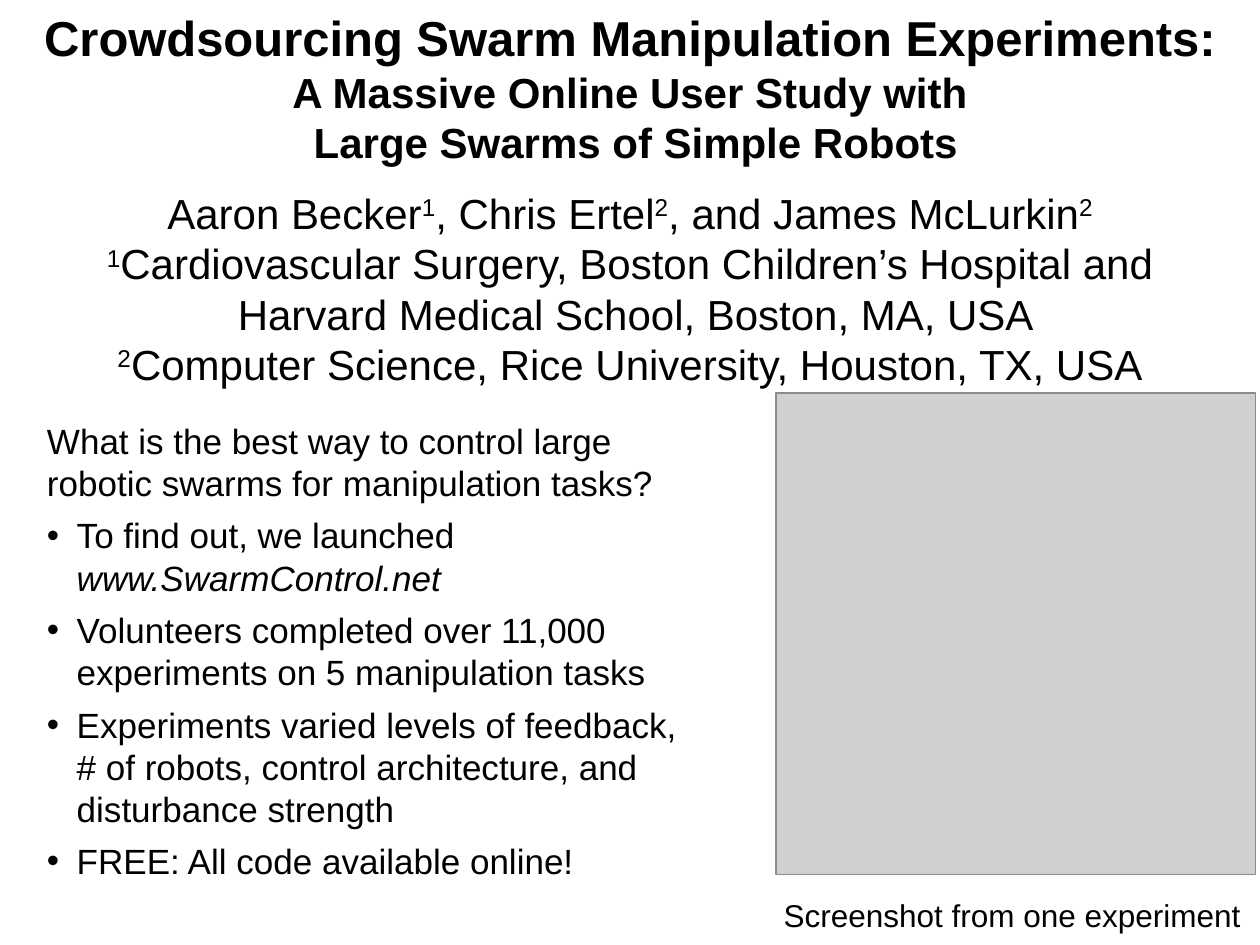
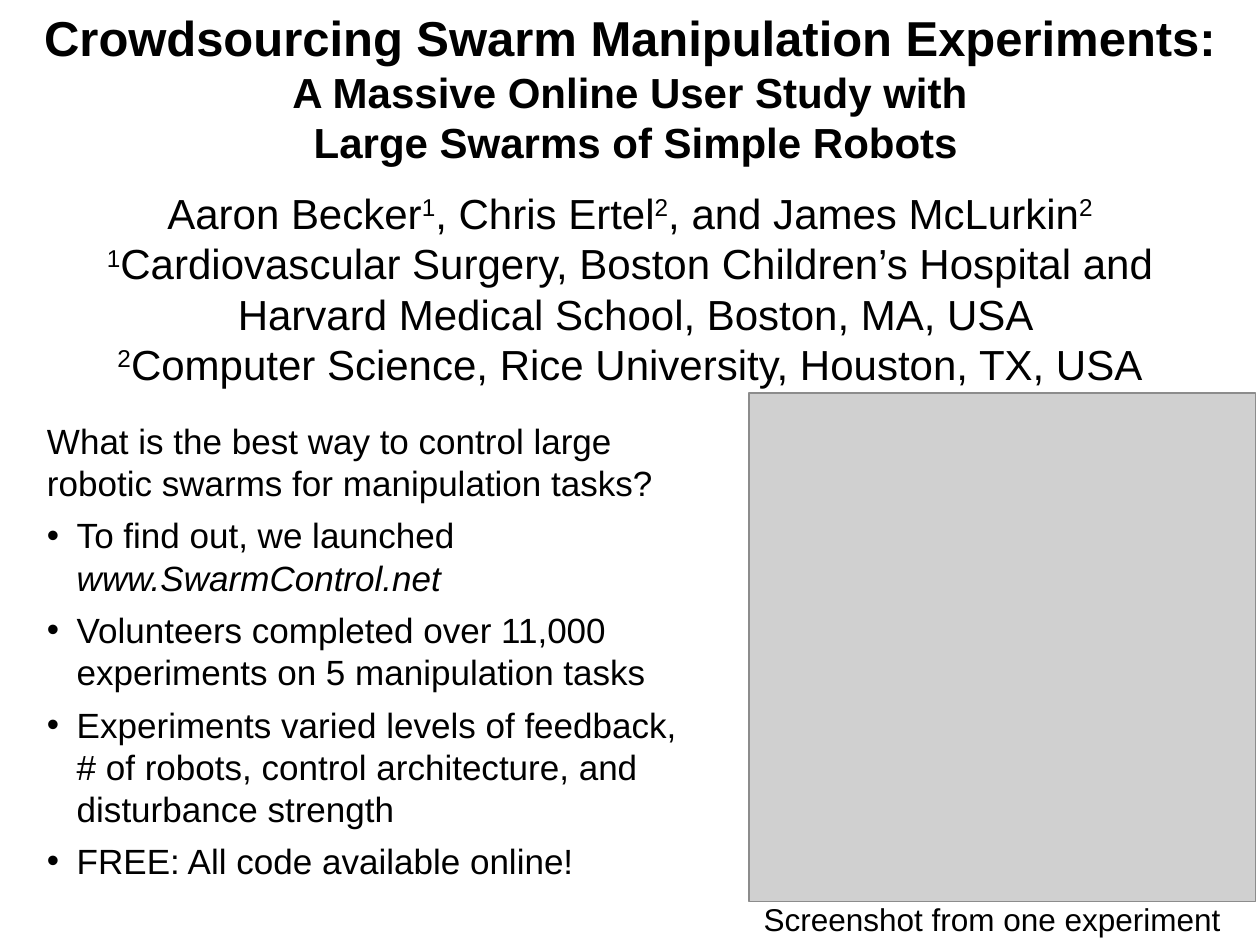
Before and after one commit to RoboticSwarmControl/swarmmanipulate, a slide deck: slide 1 of papers/attachments/DigestSlideWeManipulate.ppt. Drawn at 1260x945 pixels with LibreOffice and Linux fonts; fonts in the diff are those of the drawing; grey boxes stand for pictures; background and template pictures are left out. Boxes give left, top, right and bottom in pixels: in the first picture for what was removed or moved away, otherwise in the second. Text is boxed around its words. In the diff, an @@ line names an element or a change of style, - is before the commit and + after.

```diff
--- a/papers/attachments/DigestSlideWeManipulate.ppt
+++ b/papers/attachments/DigestSlideWeManipulate.ppt
@@ picture resized from (x1=776, y1=393, x2=1256, y2=874) to (x1=748, y1=393, x2=1255, y2=902) @@
@@ text "Screenshot from one experiment" moved from (x1=784, y1=904, x2=1241, y2=933) to (x1=764, y1=908, x2=1221, y2=937) @@
```
Also in this commit, not shown: 9 other files.
